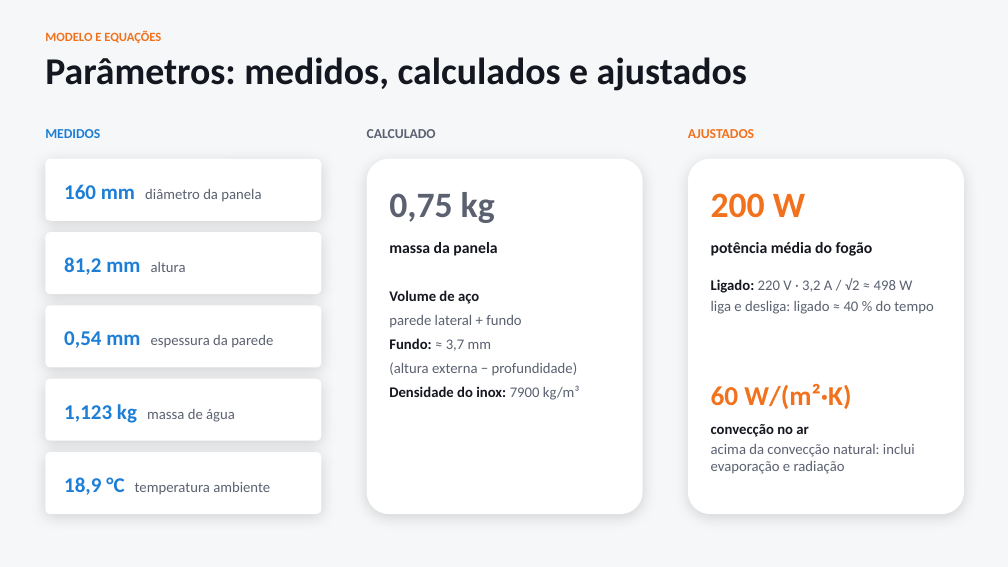
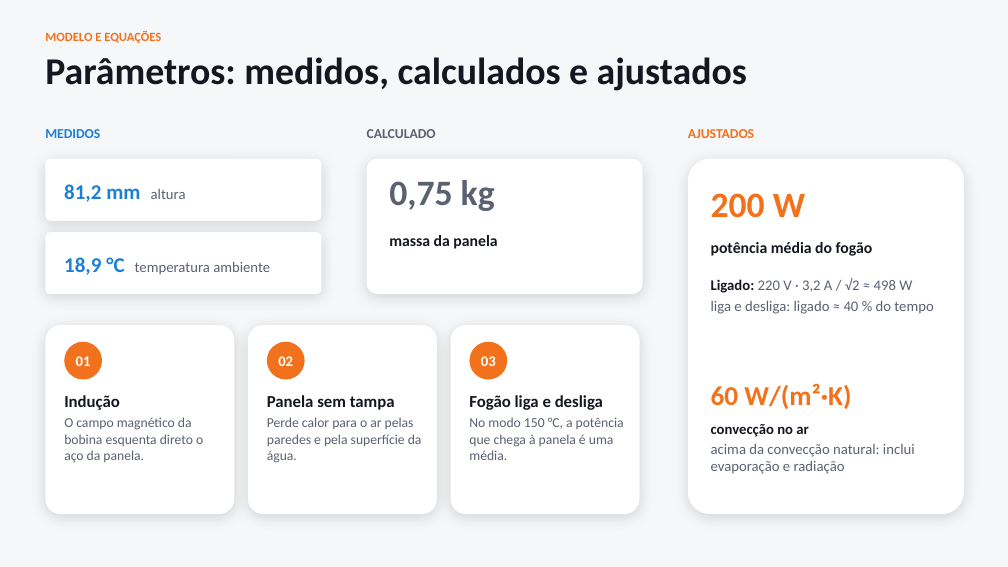
Before and after one commit to antoniosdsdias/modsim2, a slide deck: slide 5 of Apresentacao_Projeto2_Grupo10.pptx. Drawn at 1008x567 pixels with LibreOffice and Linux fonts; fonts in the diff are those of the drawing. Boxes give left, top, right and bottom in pixels: in the first picture for what was removed or moved away, otherwise in the second. Text is boxed around its words. In the diff, an @@ line names an element or a change of style, - is before the commit and + after.

```diff
--- a/Apresentacao_Projeto2_Grupo10.pptx
+++ b/Apresentacao_Projeto2_Grupo10.pptx
@@ text "81,2 mm altura": place and size @@
-text "81,2 mm altura" at [64, 257, 186, 275]
+text "81,2 mm altura" at [64, 184, 186, 202]
@@ rounded rectangle: place and size @@
-rounded rectangle at [367, 159, 643, 514]
+rounded rectangle at [367, 159, 643, 294]
@@ text "0,75 kg": place and size @@
-text "0,75 kg" at [389, 192, 495, 223]
+text "0,75 kg" at [389, 180, 495, 211]
@@ text removed at [64, 184, 261, 202] @@
-160 mm diâmetro da panela
@@ text "massa da panela": place and size @@
-text "massa da panela" at [389, 242, 497, 256]
+text "massa da panela" at [389, 235, 497, 249]
@@ text "18,9 °C temperatura ambiente": place and size @@
-text "18,9 °C temperatura ambiente" at [64, 477, 270, 495]
+text "18,9 °C temperatura ambiente" at [64, 257, 270, 275]
@@ text removed at [389, 290, 580, 400] @@
-Volume de aço
-parede lateral + fundo
-Fundo: ≈ 3,7 mm
-(altura externa − profundidade)
-Densidade do inox: 7900 kg/m³
@@ rounded rectangle: place and size @@
-rounded rectangle at [45, 379, 321, 441]
+rounded rectangle at [45, 325, 234, 514]
@@ rounded rectangle removed at [45, 306, 321, 368] @@
@@ rounded rectangle added at [248, 325, 437, 514], fill #FFFFFF @@
@@ rounded rectangle added at [451, 325, 640, 514], fill #FFFFFF @@
@@ text removed at [64, 331, 273, 348] @@
-0,54 mm espessura da parede
@@ ellipse added at [64, 342, 102, 380], fill #F2711C, 14 pt, text #FFFFFF, bold @@
+01
@@ ellipse added at [267, 342, 305, 380], fill #F2711C, 14 pt, text #FFFFFF, bold @@
+02
@@ ellipse added at [470, 342, 507, 380], fill #F2711C, 14 pt, text #FFFFFF, bold @@
+03
@@ text removed at [64, 404, 235, 423] @@
-1,123 kg massa de água
@@ text added at [64, 395, 203, 462], 13 pt, text #5B6170 @@
+Indução
+O campo magnético da bobina esquenta direto o aço da panela.
@@ text added at [267, 395, 422, 463], 13 pt, text #5B6170 @@
+Panela sem tampa
+Perde calor para o ar pelas paredes e pela superfície da água.
@@ text added at [469, 395, 624, 460], 13 pt, text #5B6170 @@
+Fogão liga e desliga
+No modo 150 °C, a potência que chega à panela é uma média.
@@ rounded rectangle removed at [45, 452, 321, 514] @@
```
Also in this commit, not shown: 5 other slides changed.
